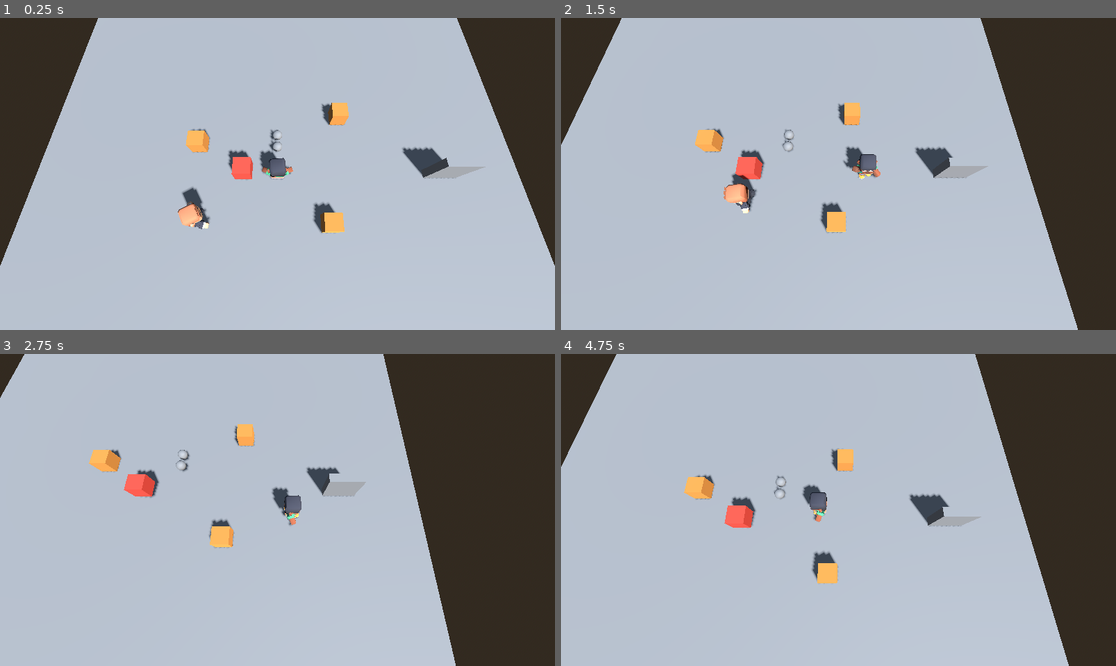
Above: before the commit, frames 1-4 (two rows, left to right).
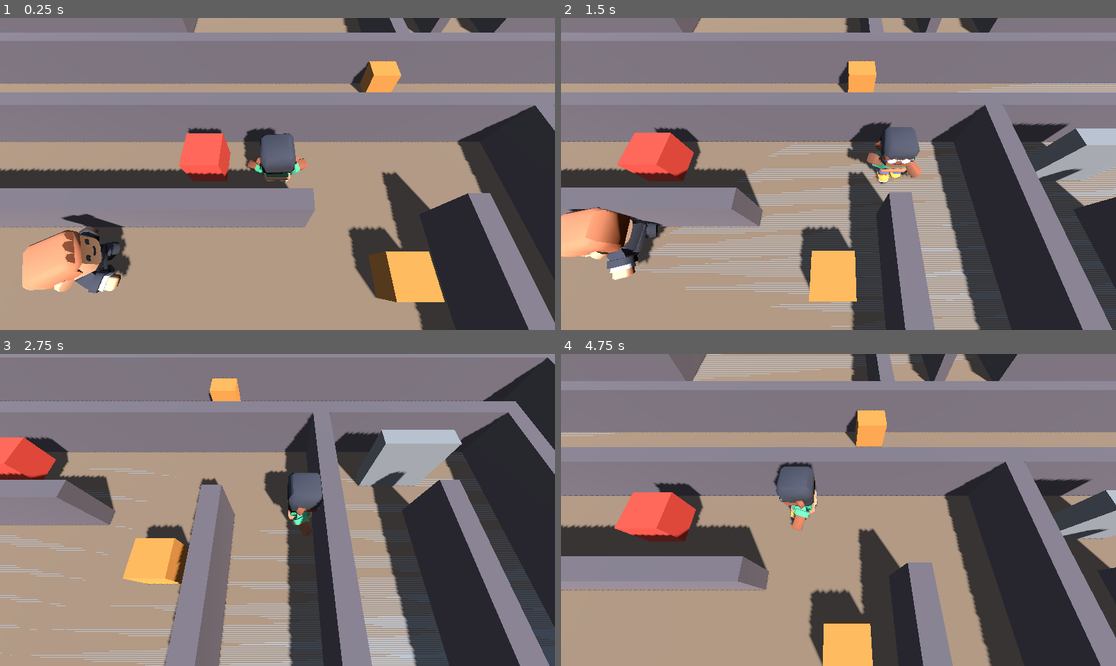
Above: after the commit, the same moments.

Repository: Carola-caicedo/Survivor-Maze-Puzzle
Game: Godot game, scene res://main.tscn
The game is run twice, just before and just after one commit, with the same random seed, the same clock (stepped at 60 frames per second) and the same inputs.
Inputs:
- Up to frame 1 (0.25 s): no input
- Up to frame 2 (1.5 s): tap Enter (ui_accept) at 0.5, 0.77 s; hold D (move_right) 0.53-1.28 s; hold Shift (correr) 0.53-1.28 s; hold S (move_down) from 1.28 s (still down); tap Space (espada) at 1.35 s
- Up to frame 3 (2.75 s): tap Enter (ui_accept) at 1.52 s; release S (move_down) at 2.03 s; hold D (move_right) from 2.03 s (still down); tap E (interactuar) at 2.1 s
- Up to frame 4 (4.75 s): release D (move_right) at 2.78 s; hold W (move_up) 2.78-3.53 s; tap F at 2.85 s; tap Enter (ui_accept) at 3.02, 3.77, 4.52 s; hold Shift (correr) 3.53-4.28 s; hold A (move_left) from 3.53 s (still down); tap Space (espada) at 4.35 s

The runs differ from the first frame. In frame 1, 97% of the frame differs, in the area x 0-100%, y 0-100%; in frame 2, 94%; in frame 3, 84%; in frame 4, 96%.

Commit message:
T8 N4 - Tarea A - Altura muros

Diff:
--- a/main.tscn
+++ b/main.tscn
@@ -11,6 +11,7 @@
 [ext_resource type="PackedScene" uid="uid://ccd46sqcppw1j" path="res://golpeador.tscn" id="7_272bh"]
 [ext_resource type="PackedScene" uid="uid://d2085s0j4q45i" path="res://objetivo.tscn" id="9_kek77"]
 [ext_resource type="PackedScene" uid="uid://c2aletggvk2nn" path="res://salida.tscn" id="10_4c57u"]
+[ext_resource type="PackedScene" uid="uid://7cir24paxtfm" path="res://laberinto.tscn" id="12_dg77c"]
 
 [sub_resource type="ProceduralSkyMaterial" id="CieloMat"]
 
@@ -98,6 +99,7 @@
 transform = Transform3D(1, 0, 0, 0, 0.819152, 0.573576, 0, -0.573576, 0.819152, 0, 5, 7)
 script = ExtResource("3_efxa6")
 objetivo = NodePath("../Personaje")
+distancia = Vector3(0, 6, 3)
 
 [node name="Personaje" type="CharacterBody3D" parent="." unique_id=2042316050 node_paths=PackedStringArray("camara") groups=["jugador"]]
 script = ExtResource("1_pj")
@@ -137,3 +139,6 @@
 
 [node name="Salida" parent="." unique_id=503925074 instance=ExtResource("10_4c57u")]
 transform = Transform3D(1, 0, 0, 0, 1, 0, 0, 0, 1, 10, 1, 0)
+
+[node name="Laberinto" parent="." unique_id=1746071510 instance=ExtResource("12_dg77c")]
+transform = Transform3D(1, 0, 0, 0, 1, 0, 0, 0, 1, 0, 0, -1.5413213)
--- a/muro.tscn
+++ b/muro.tscn
@@ -41,20 +41,19 @@
 albedo_color = Color(0.42, 0.38, 0.4, 1)
 roughness = 0.95
 
-[sub_resource type="BoxMesh" id="BoxMesh_beu6c"]
+[sub_resource type="BoxMesh" id="BoxMesh_1in30"]
 material = SubResource("mat_muro")
 size = Vector3(2, 3.5, 0.5)
 
-[sub_resource type="BoxShape3D" id="BoxShape3D_rm5wr"]
+[sub_resource type="BoxShape3D" id="BoxShape3D_beu6c"]
 size = Vector3(2, 3.5, 0.5)
 
 [node name="Muro" type="StaticBody3D" unique_id=726964]
 script = SubResource("GDScript_1in30")
 
 [node name="Malla" type="MeshInstance3D" parent="." unique_id=1319478270]
-transform = Transform3D(1, 0, 0, 0, 1, 0, 0, 0, 1, 0, 1.75, 0)
-mesh = SubResource("BoxMesh_beu6c")
+mesh = SubResource("BoxMesh_1in30")
 
 [node name="Colision" type="CollisionShape3D" parent="." unique_id=1067932832]
 transform = Transform3D(1, 0, 0, 0, 1, 0, 0, 0, 1, 0, 1.75, 0)
-shape = SubResource("BoxShape3D_rm5wr")
+shape = SubResource("BoxShape3D_beu6c")
